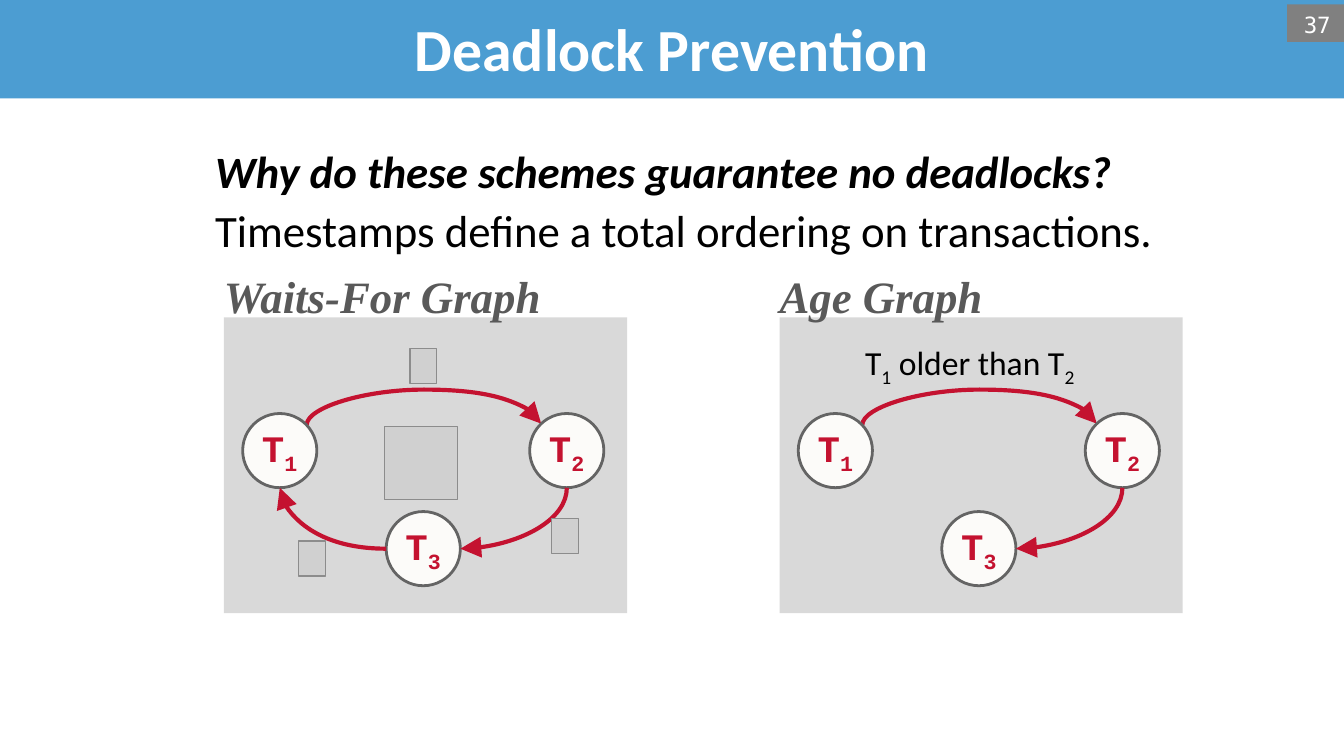
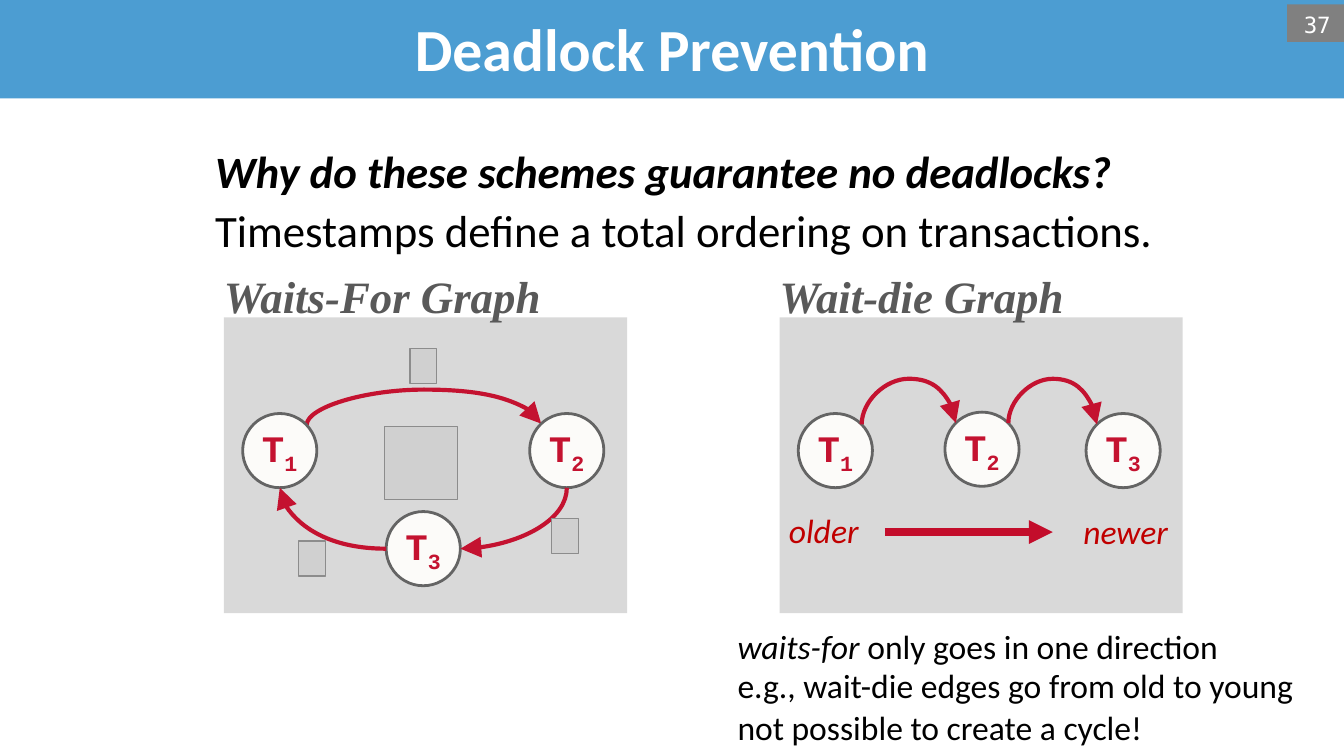
Before and after one commit to bsb20/bsb20.github.io, a slide deck: slide 37 of docs/421_f26/lectures/L17_2PL.pptx. Drawn at 1344x756 pixels with LibreOffice and Linux fonts; fonts in the diff are those of the drawing; grey boxes stand for pictures; background and template pictures are left out. Boxes give left, top, right and bottom in pixels: in the first picture for what was removed or moved away, otherwise in the second. Text is boxed around its words. In the diff, an @@ line names an element or a change of style, - is before the commit and + after.

```diff
--- a/docs/421_f26/lectures/L17_2PL.pptx
+++ b/docs/421_f26/lectures/L17_2PL.pptx
@@ text at [780,282,1064,322]: text changed @@
-Age Graph
+Wait-die Graph
@@ text removed at [899,351,1041,376] @@
-T1 older than T2
@@ curved arrow moved from (863, 425) - (1097, 423) to (862, 425) - (956, 423) @@
@@ curved arrow moved from (1122, 488) - (1016, 548) to (1008, 423) - (1097, 425) @@
@@ ellipse "T2": place and size @@
-ellipse "T2" at [1086,414,1160,488]
+ellipse "T2" at [945,413,1019,487]
@@ ellipse "T3": place and size @@
-ellipse "T3" at [942,512,1016,586]
+ellipse "T3" at [1086,414,1160,488]
@@ text added at [789,519,859,544], 18 pt, text #C00000, italic @@
+older
@@ arrow added from (884, 532) to (1052, 532), #C40D2C 4.25 pt @@
@@ text added at [1083,527,1168,545], 18 pt, text #C00000, italic @@
+newer
@@ text added at [738,635,1218,665], 18 pt, text #000000 @@
+waits-for only goes in one direction
@@ text added at [738,674,1293,704], 18 pt, text #000000 @@
+e.g., wait-die edges go from old to young
@@ text added at [738,716,1142,746], 18 pt, text #000000 @@
+not possible to create a cycle!
```
Also in this commit, not shown: 5 other slides changed, 7 slides removed, 1 other file.
